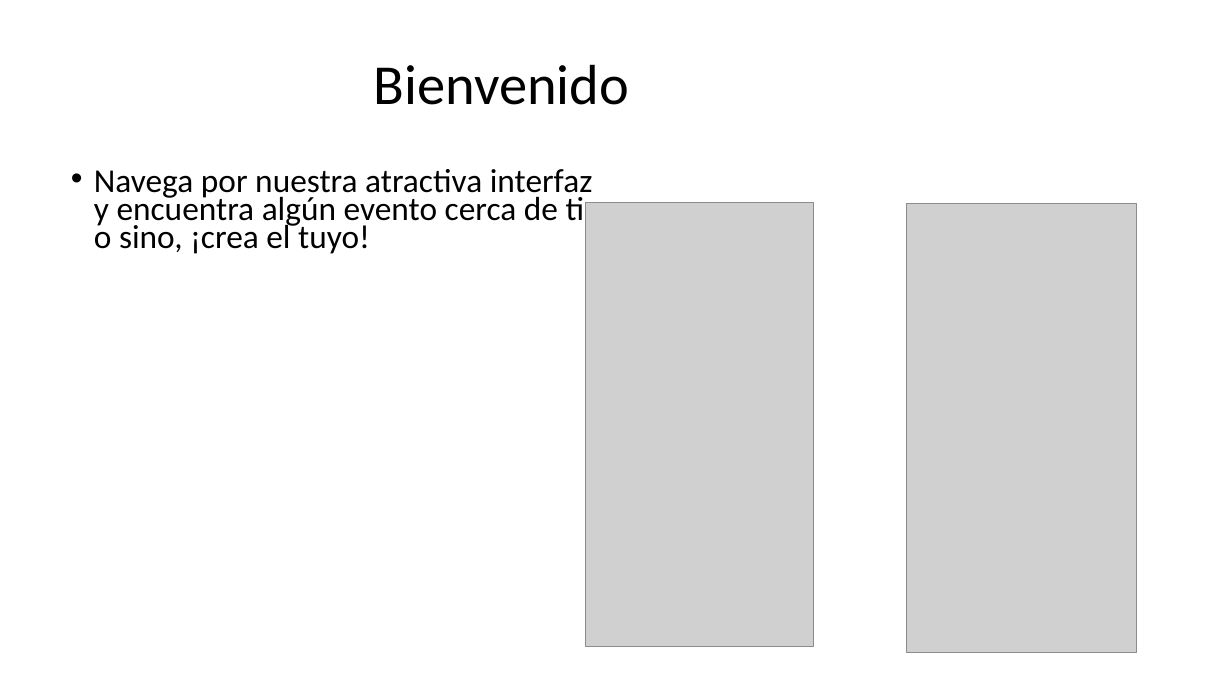
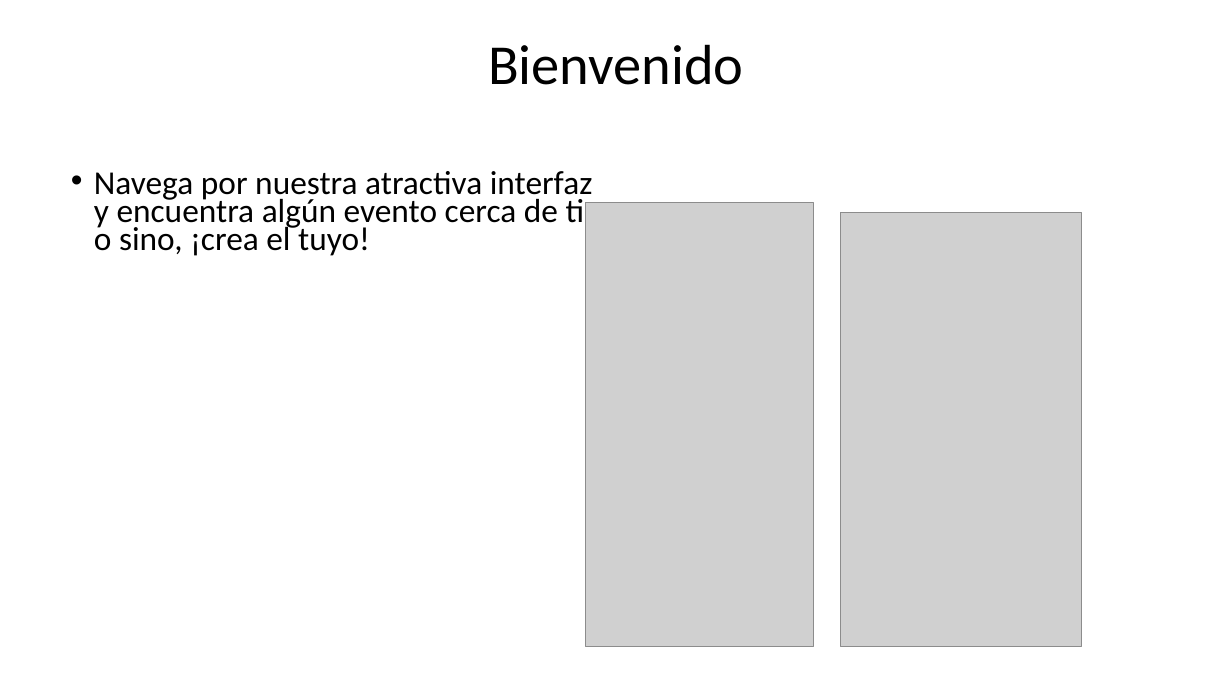
Before and after one commit to leodan1991/fiestApp, a slide deck: slide 3 of FiestApp.odp. Drawn at 1232x693 pixels with LibreOffice and Linux fonts; fonts in the diff are those of the drawing; grey boxes stand for pictures; background and template pictures are left out. Boxes give left, top, right and bottom in pixels: in the first picture for what was removed or moved away, otherwise in the second. Text is boxed around its words. In the diff, an @@ line names an element or a change of style, - is before the commit and + after.

```diff
--- a/FiestApp.odp
+++ b/FiestApp.odp
@@ title "Bienvenido": place and size @@
-title "Bienvenido" at [374, 64, 629, 105]
+title "Bienvenido" at [488, 44, 743, 85]
@@ picture: place and size @@
-picture at [907, 203, 1137, 653]
+picture at [841, 213, 1081, 647]
```
Also in this commit, not shown: 5 other slides changed, 4 slides added, 1 slide removed.
